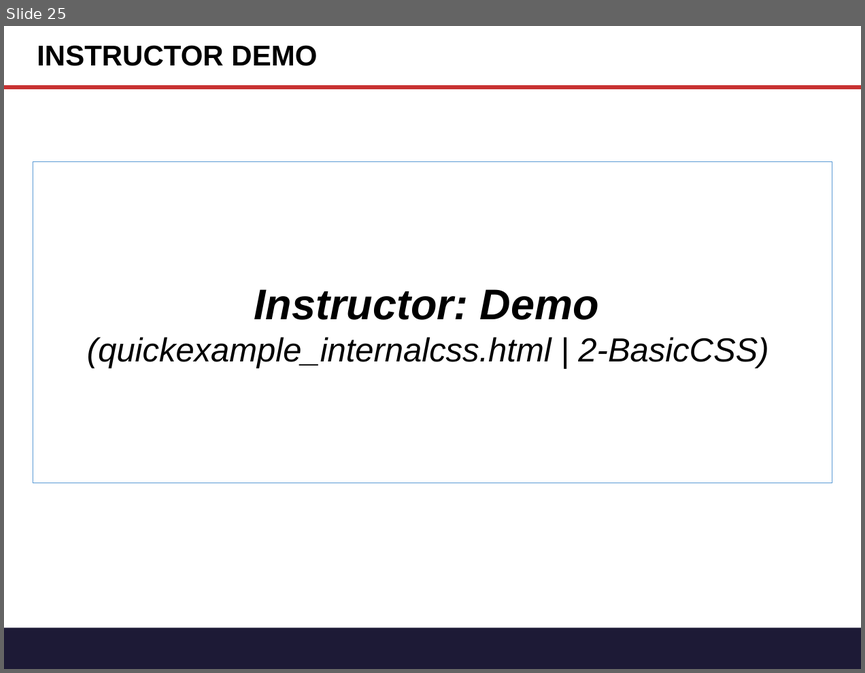
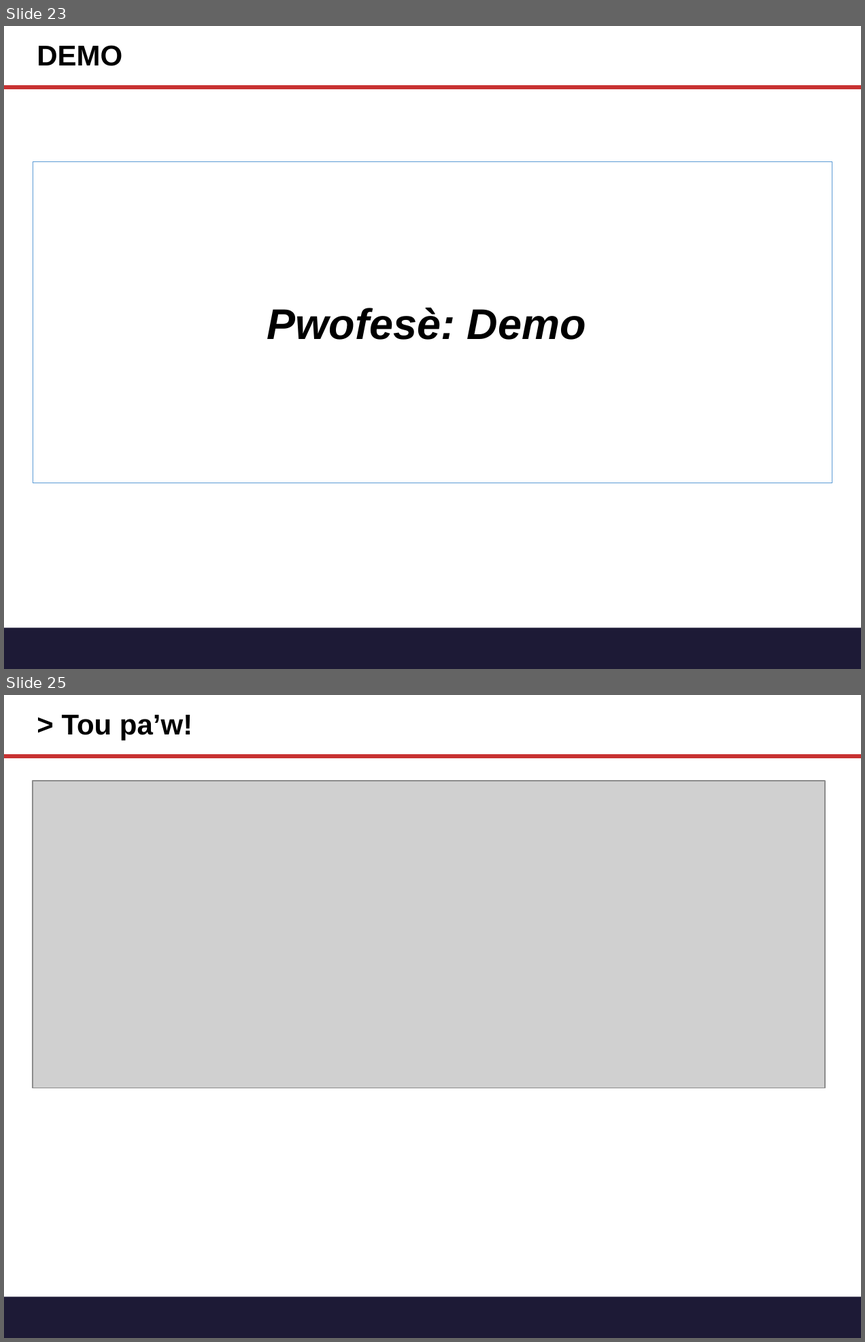
Before and after one commit to tichaiti/tichaiti-workshop, a slide deck: Prezantasyon/Gitn_Pro_HTML_CSS.pptx. Shown one above the other, each under a label of ours: slide 25 before the commit, slides 23 and 25 after it; the slides between them are not shown. The pictures are 865x673 and 865x1342 pixels, drawn with LibreOffice and Linux fonts; fonts in the diff are those of the drawing; grey boxes stand for pictures. Boxes give left, top, right and bottom in pixels: in the first picture for what was removed or moved away, otherwise in the second. Text is boxed around its words. In the diff, an @@ line names an element or a change of style, - is before the commit and + after.

```diff
--- a/Prezantasyon/Gitn_Pro_HTML_CSS.pptx
+++ b/Prezantasyon/Gitn_Pro_HTML_CSS.pptx
@@ slide 25 added at <box>4,695,861,1338</box>, background #FFFFFF; not listed: 2 template elements that a slide beside it also shows @@
@@ title added at <box>62,715,192,741</box>, 24 pt, text #000000, bold @@
+> Tou pa’w!
@@ picture added at <box>33,781,825,1087</box> @@
@@ what was slide 25 is now slide 23 @@
@@ slide 23 changed as well @@
@@ title at <box>37,45,122,66</box>: text changed @@
-INSTRUCTOR DEMO
+DEMO
@@ text in rectangle at <box>267,307,586,339</box>: text changed; size 28 to 36 pt; bold on @@
-Instructor: Demo
-(quickexample_internalcss.html | 2-BasicCSS)
+Pwofesè: Demo
```
Also in this commit, not shown: 7 other slides changed, 5 other slides added, 10 slides removed, 2 other files.
